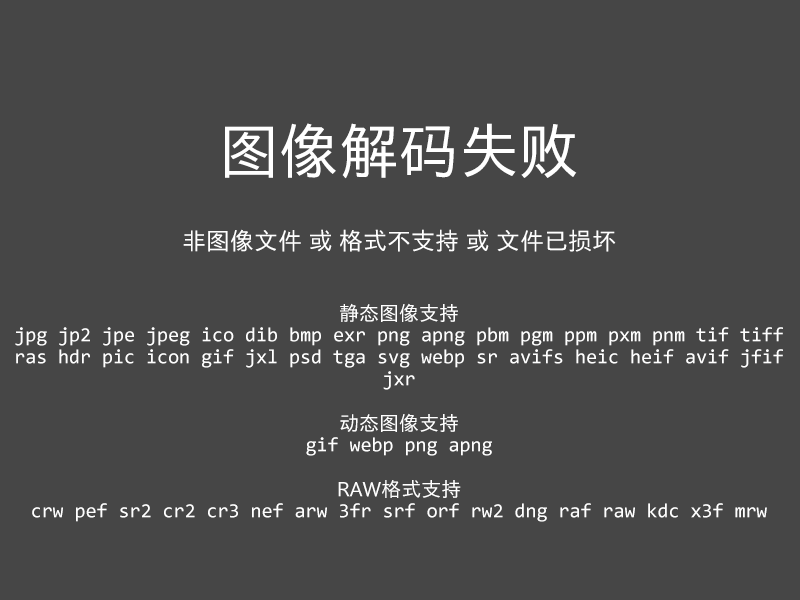
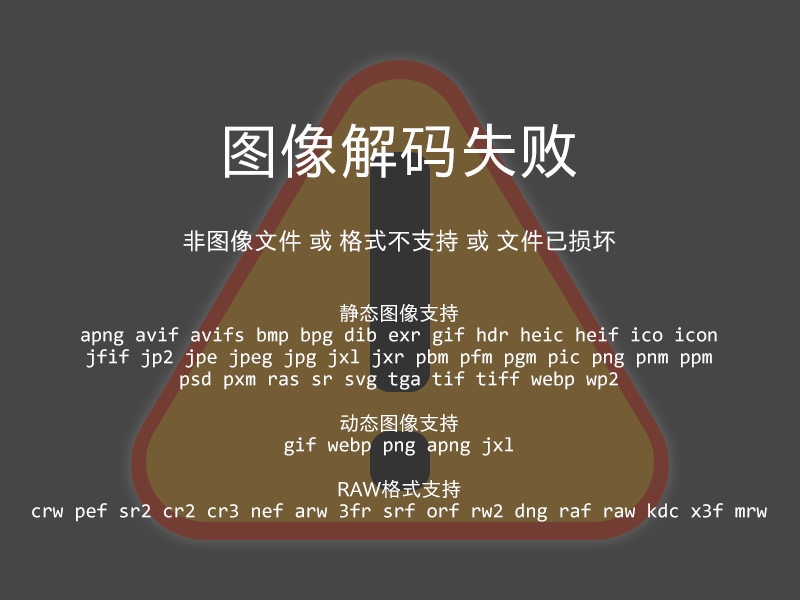
Layer changes from the first 800 × 600 image to the second:
renamed "静态图像支持 jpg jp2 jpe jpeg ico dib bmp exr png apng pbm pgm ppm px" to "静态图像支持 apng avif avifs bmp bpg dib exr gif hdr heic heif ico ic", painted on it over (x1=15, y1=303, x2=783, y2=522)
added layer "矩形 2 拷贝" (25%) above "矩形 2" over (x1=131, y1=60, x2=669, y2=540)
